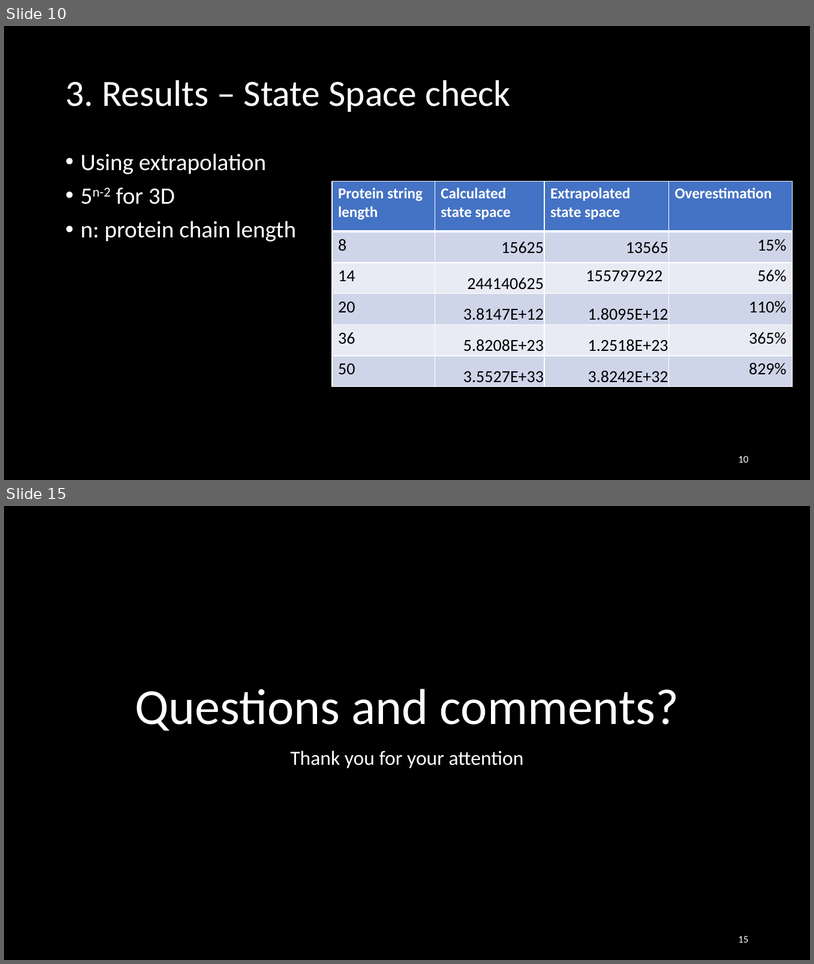
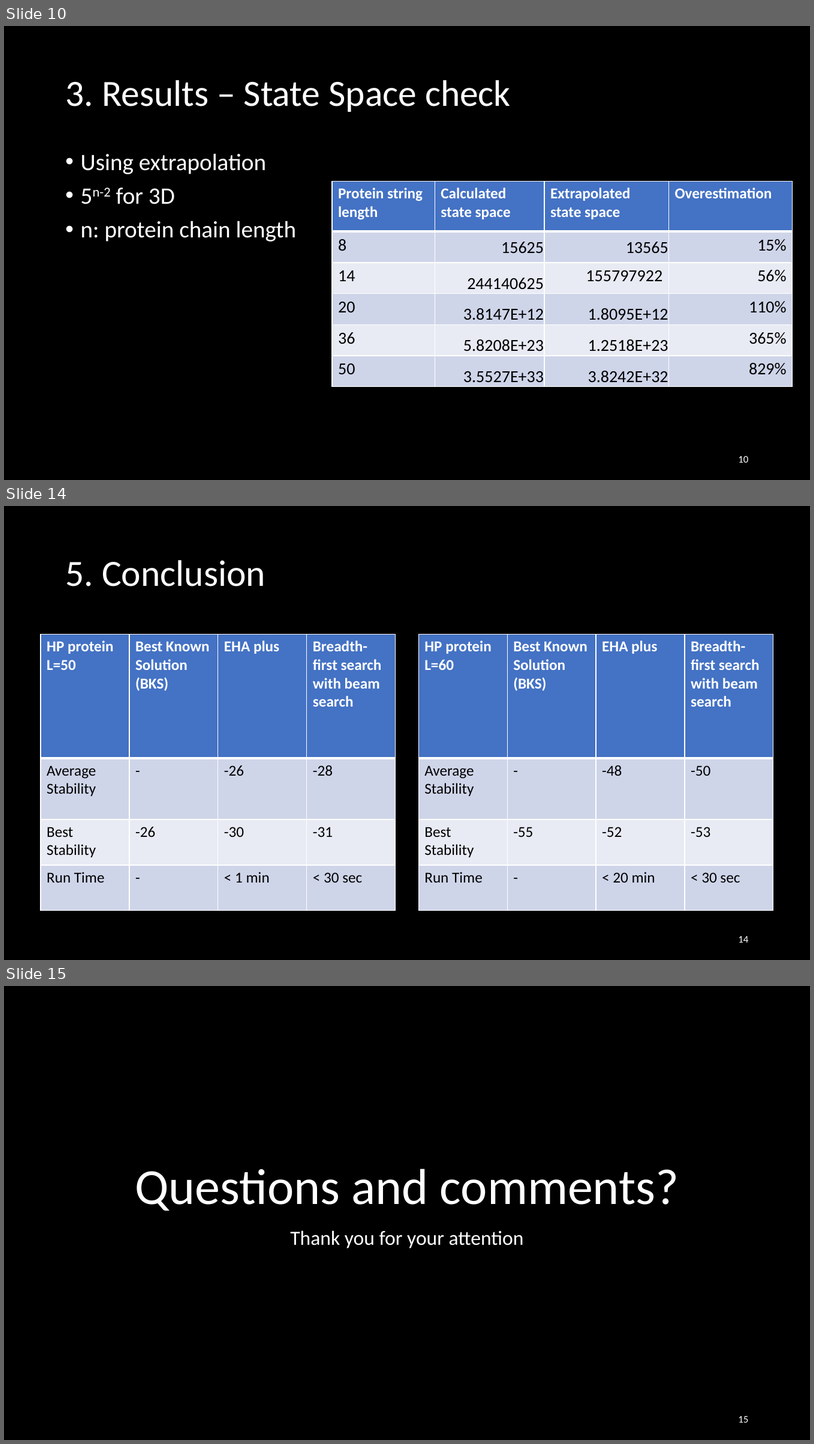
Before and after one commit to Loek21/Protein-Pow-d-er, a slide deck: Docs/PPP, final.pptx. Shown one above the other, each under a label of ours: slides 10 and 15 before the commit, slides 10, 14 and 15 after it; the slides between them are not shown. The pictures are 814x964 and 814x1444 pixels, drawn with LibreOffice and Linux fonts; fonts in the diff are those of the drawing. Boxes give left, top, right and bottom in pixels: in the first picture for what was removed or moved away, otherwise in the second. Text is boxed around its words. In the diff, an @@ line names an element or a change of style, - is before the commit and + after.

```diff
--- a/Docs/PPP, final.pptx
+++ b/Docs/PPP, final.pptx
@@ slide 14 added at [4,506,810,960], background #000000 @@
@@ title added at [65,560,266,586], 44 pt, text #FFFFFF @@
+5. Conclusion
@@ table added at [41,634,396,910], 4 rows, 4 columns @@
+HP protein L=50 | Best Known Solution (BKS) | EHA plus | Breadth-first search with beam search
+Average Stability | - | -26 | -28
+Best Stability | -26 | -30 | -31
+Run Time | - | < 1 min | < 30 sec
@@ table added at [419,634,775,910], 4 rows, 4 columns @@
+HP protein L=60 | Best Known Solution (BKS) | EHA plus | Breadth-first search with beam search
+Average Stability | - | -48 | -50
+Best Stability | -55 | -52 | -53
+Run Time | - | < 20 min | < 30 sec
@@ page number added at [738,936,749,942], 12 pt, text #FFFFFF @@
+14
```
Also in this commit, not shown: 3 slides changed, 5 other slides added, 2 slides removed, 5 other files.
